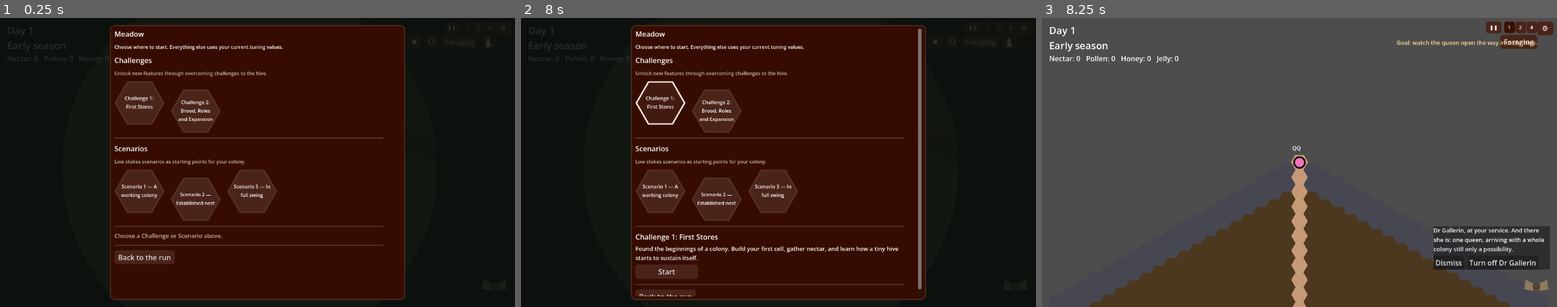
Above: before the commit, frames 1-3 (left to right).
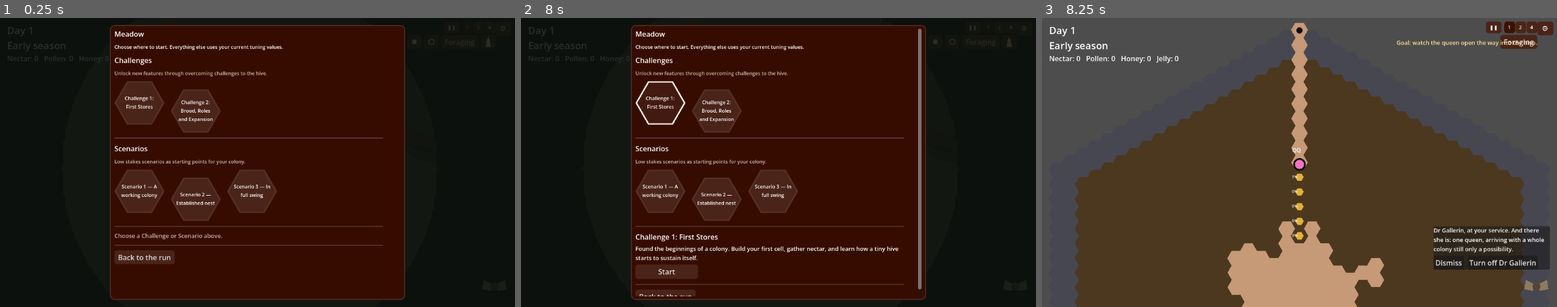
Above: after the commit, the same moments.

Repository: wonderburg7/meadow
Game: Godot game, scene res://scenes/Main.tscn
The game is run twice, just before and just after one commit, with the same random seed, the same clock (stepped at 60 frames per second) and the same inputs.
Inputs (mouse positions are in pixels of both pictures, inside the frame that each line leads up to):
- Up to frame 1 (0.25 s): no input
- Up to frame 2 (8 s): click "❚❚" at 0.5 s; click "1" at 1.25 s; click "2" at 2 s; click "4" at 2.75 s; click (933, 41) at 3.52 s; click (953, 41) at 4.27 s; click "Foraging" at 5 s; click (1010, 41) at 5.77 s; click "⚙" at 6.5 s; click (660, 101) at 7.27 s
- Up to frame 3 (8.25 s): click "Start" at 8 s

Frames 1-2 are identical in both runs. In frame 3, 43% of the frame differs, in the area x 6-94%, y 1-100%.

Commit message:
Implement Challenge 1 opening sequence

Diff:
--- a/scripts/challenge_runner.gd
+++ b/scripts/challenge_runner.gd
@@ -39,6 +39,12 @@
 ## (a forager's stomach holds 50 nectar or 15 pollen -- see GameConfig).
 const NECTAR_TARGET := 30.0
 const POLLEN_TARGET := 10.0
+const CENTRE_RADIUS := 40.0
+
+## The opening seals the inner third of world_building's entrance tunnel.
+## Each temporary block gets an equal share of this duration through its
+## own mine_time_override; normal mining keeps GameConfig.block_mine_time.
+const OPENING_MINE_SECONDS := 30.0
 
 ## Seconds of no progress before a hint, then a stronger hint -- the
 ## "Timing pattern" in TUTORIAL_PLAN.md's Dr Gallerin section. Also first
@@ -354,6 +360,14 @@
 var active: bool = false
 var _stage_index: int = 0
 var _marker: Polygon2D
+## True only during 1.1. input_selection.gd rejects right-click commands
+## for this queen, while hud.gd keeps her summary visible but hides the
+## separate command tray.
+var queen_command_locked: bool = false
+## Temporary tunnel blocks, ordered from the queen's starting point toward
+## the cavity. Invalid entries have been mined and freed.
+var _opening_blocks: Array = []
+var _opening_started: bool = false
 ## The previous stage's goal_text, fed to hud.gd's goal shelf as the
 ## "just completed" line (UI_PLAN.md section 5) -- blank at the very
 ## first stage, since nothing has been completed yet.
@@ -388,6 +402,10 @@
 	# length of the run; tutorial_checkpoint.gd covers Challenge-internal
 	# rollback instead. Re-enabled in _complete().
 	main.debug_panel.set_save_load_enabled(false)
+	main.fog_of_war.permanent_reveal_override = Session.starting_level == 1
+	queen_command_locked = false
+	_opening_blocks.clear()
+	_opening_started = false
 
 	if not main.in_hive_view:
 		main.camera_view._toggle_view()
@@ -400,10 +418,10 @@
 		# role is reset explicitly here (TUTORIAL_PLAN.md's start state).
 		main.queen.set_role(main.Bee.Role.EGG_LAYER)
 	else:
-		# The queen starts at the inner entrance and is walked to the
-		# centre marker by the player (1.1-1.2), rather than starting
-		# already there.
-		main.queen.position = main.hive_entrance_inside()
+		# Seal the inner third of the already-built straight entrance and
+		# put the queen at its newly exposed face. She mines inward during
+		# 1.1; the player takes over only after the cavity opens.
+		_setup_opening_tunnel()
 
 	# hive_camera's parent is main itself (see world_building.gd's
 	# _build_cameras), not hive_root, so it sits in the same coordinate
@@ -437,6 +455,8 @@
 func _process(_delta: float) -> void:
 	if not active:
 		return
+	if Session.starting_level == 1 and _stage_index == 0:
+		_drive_opening_mine()
 	if Session.starting_level == 2:
 		_c2_nectar_low_seen = min(_c2_nectar_low_seen, main.hive.total("nectar"))
 		_check_c2_failure()
@@ -516,6 +536,7 @@
 
 func _enter_stage() -> void:
 	var stage: Dictionary = _stages()[_stage_index]
+	queen_command_locked = Session.starting_level == 1 and stage.id == "1.1"
 	main.stage_gate.set_unlocked_keys(_stage_unlock_keys(stage.unlocked_keys))
 	_apply_stage_gate_to_ui()
 	_show_goal(stage)
@@ -591,6 +612,8 @@
 
 func _complete() -> void:
 	active = false
+	queen_command_locked = false
+	main.fog_of_war.permanent_reveal_override = false
 	PlayerProfile.mark_challenge_complete(Session.starting_level)
 	main.stage_gate.stop()
 	_apply_stage_gate_to_ui()
@@ -691,10 +714,84 @@
 	))
 	main.hud.set_hatch_lock_visible(main.stage_gate.is_unlocked("hatch_lock"))
 	main.hud.set_soil_marking_visible(main.stage_gate.is_unlocked("miner"))
+	main.hud.set_command_locked_bees([main.queen] if queen_command_locked and is_instance_valid(main.queen) else [])
 	main.hud.update_selection(main.selected_bees)
+
+## Whether player-issued commands should be rejected for this bee. Kept as
+## a Challenge-runner query so input_selection.gd does not need to know what
+## a stage id means or carry a second copy of the lock state.
+func is_bee_command_locked(bee: Node2D) -> bool:
+	return active and queen_command_locked and is_instance_valid(main.queen) and bee == main.queen
+
+## world_building opens the whole entrance for ordinary runs. Challenge 1
+## temporarily puts soil back into its inner third, computed from that same
+## geometry, and positions the queen two-thirds of the way in from outside.
+## The floor polygons underneath are harmless and become visible again as
+## each temporary soil block is removed through the ordinary mining path.
+func _setup_opening_tunnel() -> void:
+	var interior_rings: int = int(GameConfig.hive_interior_rings)
+	var tunnel_depth: int = int(GameConfig.hive_soil_depth + GameConfig.hive_rock_rings)
+	var entrance_tiles: Dictionary = main.world_building._entrance_tiles(interior_rings, tunnel_depth)
+	var blocked_count: int = maxi(1, ceili(float(entrance_tiles.size()) / 3.0))
+	var seconds_per_block: float = OPENING_MINE_SECONDS / float(blocked_count)
+	var inner_ring: int = interior_rings - 1
+
+	# Add inner-to-outer so all blocks exist before edge flags/navigation
+	# are rebuilt, then retain the opposite order for the queen to follow.
+	var inner_to_outer: Array = []
+	for offset in range(blocked_count):
+		var hex := Vector2i(0, -(inner_ring + offset))
+		main.world_building._add_soil_block(
+			hex, main.world_building._hive_centre_local(), GameConfig.hive_cell_spacing
+		)
+		var block = main.hive.occupied_tiles.get(hex)
+		if block != null and is_instance_valid(block):
+			block.mine_time_override = seconds_per_block
+			block.set_marked(true)
+			inner_to_outer.append(block)
+
+	_opening_blocks = inner_to_outer.duplicate()
+	_opening_blocks.reverse()
+	_opening_started = not _opening_blocks.is_empty()
+	main.hive.build_navigation()
+	main.hive.refresh_edge_flags()
+	var queen_ring: int = inner_ring + blocked_count
+	main.queen.position = main.world_building._hive_centre_local() + Shapes.hex_to_pixel(
+		0, -queen_ring, GameConfig.hive_cell_spacing
+	)
+	_drive_opening_mine()
+
+## Drives the same TO_MINE_SITE -> MINING states ordinary miners use, but
+## supplies the next ordered tunnel block itself instead of exposing mining
+## controls or changing the queen's role.
+func _drive_opening_mine() -> void:
+	if not _opening_started or not is_instance_valid(main.queen):
+		return
+	while not _opening_blocks.is_empty() and not is_instance_valid(_opening_blocks[0]):
+		_opening_blocks.pop_front()
+	if _opening_blocks.is_empty():
+		return
+	var next_block: Node2D = _opening_blocks[0]
+	if main.queen.target_block != next_block:
+		main.queen.target_block = next_block
+		main.queen.state = main.Bee.State.TO_MINE_SITE
+
+func _opening_tunnel_cleared() -> bool:
+	if not _opening_started:
+		return false
+	for block in _opening_blocks:
+		if is_instance_valid(block):
+			return false
+	return true
 
 func _goal_met(goal: String) -> bool:
 	match goal:
+		"entrance_tunnel_cleared":
+			return _opening_tunnel_cleared()
+		"queen_reached_cavity":
+			return is_instance_valid(main.queen) and main.queen.position.distance_to(
+				main.world_building._hive_centre_local()
+			) <= CENTRE_RADIUS
 		"queen_selected":
 			return main.selected_bees.size() == 1 and main.selected_bees[0] == main.queen
 		"first_cell_built":
@@ -709,8 +806,7 @@
 			return main.hive.total("pollen") >= POLLEN_TARGET
 		"first_egg_laid":
 			return _brood_cell_count() >= 1
-		"entrance_tunnel_cleared", "queen_reached_cavity", "hive_points_visited", \
-		"queen_reached_meadow", "meadow_points_visited", "first_flower_collected", \
+		"hive_points_visited", "queen_reached_meadow", "meadow_points_visited", "first_flower_collected", \
 		"second_flower_collected", "harvest_deposited", "new_bee_selected", \
 		"new_bee_left_hive":
 			# Structural placeholders: Bundles B-D and F replace these with
--- a/scripts/fog_of_war.gd
+++ b/scripts/fog_of_war.gd
@@ -110,6 +110,11 @@
 
 var main: Node2D
 
+## A run-local equivalent of GameConfig.fog_permanent_reveal. Challenges
+## can keep explored ground visible without mutating the shared autoload and
+## leaking that choice into the next run.
+var permanent_reveal_override: bool = false
+
 var explored: Dictionary = {}      # Vector2i tile -> true, saved
 var _lit_count: Dictionary = {}    # Vector2i tile -> int, bees currently covering it
 
@@ -263,7 +268,7 @@
 		var cam: Camera2D = main.camera_view._active_camera()
 		_last_draw_cam_pos = cam.position
 		_last_draw_cam_zoom = cam.zoom.x
-		_last_draw_permanent = GameConfig.fog_permanent_reveal
+		_last_draw_permanent = permanent_reveal_enabled()
 
 ## True once the camera's moved, zoomed, or `fog_permanent_reveal` has
 ## flipped since the last frame we actually redrew.
@@ -272,8 +277,11 @@
 	return (
 		cam.position != _last_draw_cam_pos
 		or cam.zoom.x != _last_draw_cam_zoom
-		or GameConfig.fog_permanent_reveal != _last_draw_permanent
+		or permanent_reveal_enabled() != _last_draw_permanent
 	)
+
+func permanent_reveal_enabled() -> bool:
+	return GameConfig.fog_permanent_reveal or permanent_reveal_override
 
 ## Rebuilds the shared offset disc only when the reveal radius has
 ## actually changed (it's a live-tunable debug-panel slider).
@@ -455,7 +463,7 @@
 		_mask_dirty = false
 		Perf.end("fog_of_war_draw_upload")
 
-	_mask_material.set_shader_parameter("permanent_reveal", GameConfig.fog_permanent_reveal)
+	_mask_material.set_shader_parameter("permanent_reveal", permanent_reveal_enabled())
 
 	var cam: Camera2D = main.camera_view._active_camera()
 	var span: Vector2 = main.get_viewport_rect().size / cam.zoom.x
--- a/scripts/hud.gd
+++ b/scripts/hud.gd
@@ -310,6 +310,10 @@
 var soil_clear_btn: Button
 var speed_buttons: Array = []
 var shown_bees: Array = []
+## Challenge-owned command restrictions are passed in as bee references.
+## Their summary remains useful, but the command tray is suppressed whenever
+## a locked bee is in the selection. Empty outside the locked tutorial beat.
+var command_locked_bees: Array = []
 
 ## The bottom-centre command tray (UI_PLAN.md section 5): three ranked
 ## columns -- Job (change role), Focus (the current sub-mode) and Orders
@@ -1808,7 +1812,7 @@
 	active_summary_kind = ""
 	soil_summary_row.visible = false
 	selection_panel.visible = not bees.is_empty()
-	command_tray.visible = not bees.is_empty()
+	command_tray.visible = not bees.is_empty() and not _selection_has_command_lock(bees)
 	# Same thing for the tray itself -- a bee selection always wins over
 	# a cell selection's content, see show_cell_popup.
 	cell_group.visible = false
@@ -1818,6 +1822,13 @@
 
 	_rebuild_role_controls(bees)
 	_refresh_selection_text()
+
+func _selection_has_command_lock(bees: Array) -> bool:
+	command_locked_bees = command_locked_bees.filter(func(b): return is_instance_valid(b))
+	for bee in bees:
+		if command_locked_bees.has(bee):
+			return true
+	return false
 
 ## The command tray's controls, rebuilt from scratch whenever the
 ## selection changes.
@@ -2298,6 +2309,14 @@
 	if not shown_bees.is_empty():
 		_rebuild_role_controls(shown_bees)
 
+## The Challenge runner owns the lock decision; HUD only applies it to the
+## two already-separate pieces of selection UI. Re-applying the current
+## selection makes a stage transition lift the tray immediately.
+func set_command_locked_bees(bees: Array) -> void:
+	command_locked_bees = bees
+	if not shown_bees.is_empty():
+		update_selection(shown_bees)
+
 func set_allowed_mode_keys(keys: Array) -> void:
 	allowed_mode_keys = keys
 	if not shown_bees.is_empty():
--- a/scripts/input_selection.gd
+++ b/scripts/input_selection.gd
@@ -423,16 +423,18 @@
 func _issue_command(world_point: Vector2) -> void:
 	if main.selected_bees.is_empty():
 		return
+	var commandable: Array = main.selected_bees.filter(
+		func(b): return is_instance_valid(b) and not main.challenge_runner.is_bee_command_locked(b)
+	)
+	if commandable.is_empty():
+		return
 	_show_click_marker(world_point)
 	if main.in_hive_view and world_point.distance_to(main.hive_root.to_global(main.hive_entrance_inside())) <= EXIT_CLICK_RADIUS:
-		for b in main.selected_bees:
-			if is_instance_valid(b):
-				b.command_exit_hive()
+		for b in commandable:
+			b.command_exit_hive()
 		return
 	var flower = main.world_building._flower_at(world_point) if not main.in_hive_view else null
-	for b in main.selected_bees:
-		if not is_instance_valid(b):
-			continue
+	for b in commandable:
 		if flower:
 			b.command_collect_from(flower)
 		else:
--- a/scripts/soil_block.gd
+++ b/scripts/soil_block.gd
@@ -22,6 +22,11 @@
 var mine_progress: float = 0.0
 var marked_for_mining: bool = false
 var miners: Array = []
+
+## -1 means "use GameConfig.block_mine_time as normal". Challenge 1's
+## opening gives only its temporary tunnel blocks a shorter time, so the
+## tutorial pace cannot leak into ordinary mining or another run.
+var mine_time_override: float = -1.0
 
 ## True only for blocks touching open space -- you can't mark a block
 ## buried behind other soil, because nothing could reach it.
@@ -96,10 +101,13 @@
 		return false
 	mine_progress += delta
 	_refresh()
-	return mine_progress >= GameConfig.block_mine_time
+	return mine_progress >= effective_mine_time()
+
+func effective_mine_time() -> float:
+	return mine_time_override if mine_time_override > 0.0 else GameConfig.block_mine_time
 
 func mine_fraction() -> float:
-	return clamp(mine_progress / max(0.001, GameConfig.block_mine_time), 0.0, 1.0)
+	return clamp(mine_progress / max(0.001, effective_mine_time()), 0.0, 1.0)
 
 func _refresh() -> void:
 	if not marked_for_mining:
Not shown, changed: CHALLENGE1_REVAMP_PLAN.md
Not shown, changed: CHATGPT_NEXTSTEPS.md
Not shown, changed: TUTORIAL_PLAN.md
